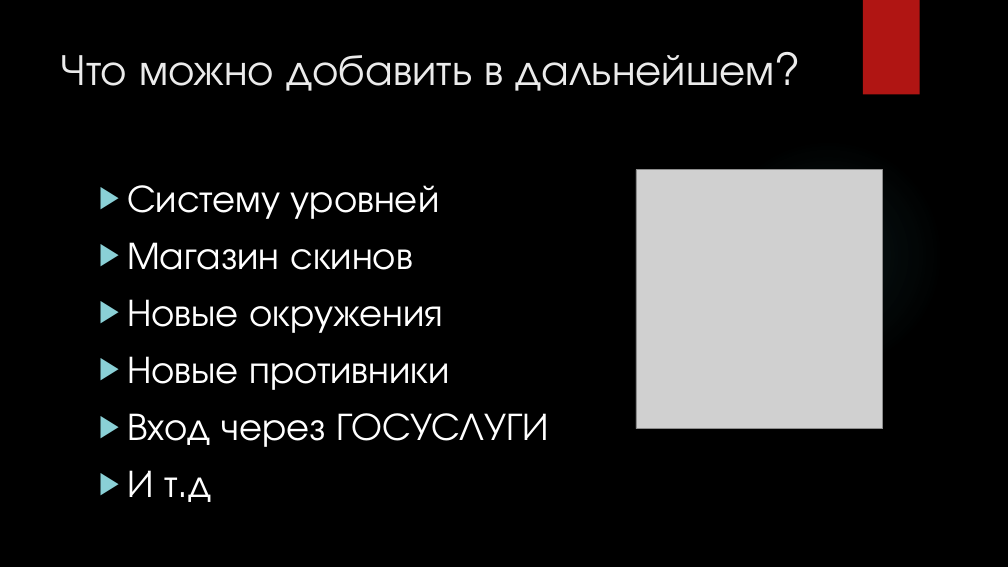
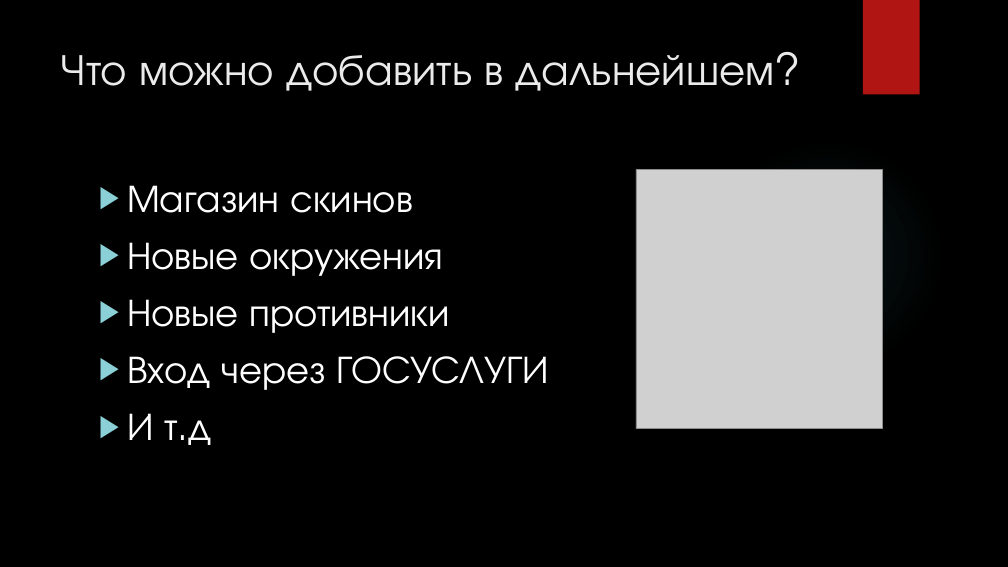
Before and after one commit to grisha2109/Project_Yandex, a slide deck: slide 5 of Space Adventure.pptx. Drawn at 1008x567 pixels with LibreOffice and Linux fonts; fonts in the diff are those of the drawing; grey boxes stand for pictures; background and template pictures are left out. Boxes give left, top, right and bottom in pixels: in the first picture for what was removed or moved away, otherwise in the second. Text is boxed around its words. In the diff, an @@ line names an element or a change of style, - is before the commit and + after.

Commit message:
новая преза 01.02.2026

```diff
--- a/Space Adventure.pptx
+++ b/Space Adventure.pptx
@@ text at (127,185,440,219): paragraph removed @@
-▶ Систему уровней
```
